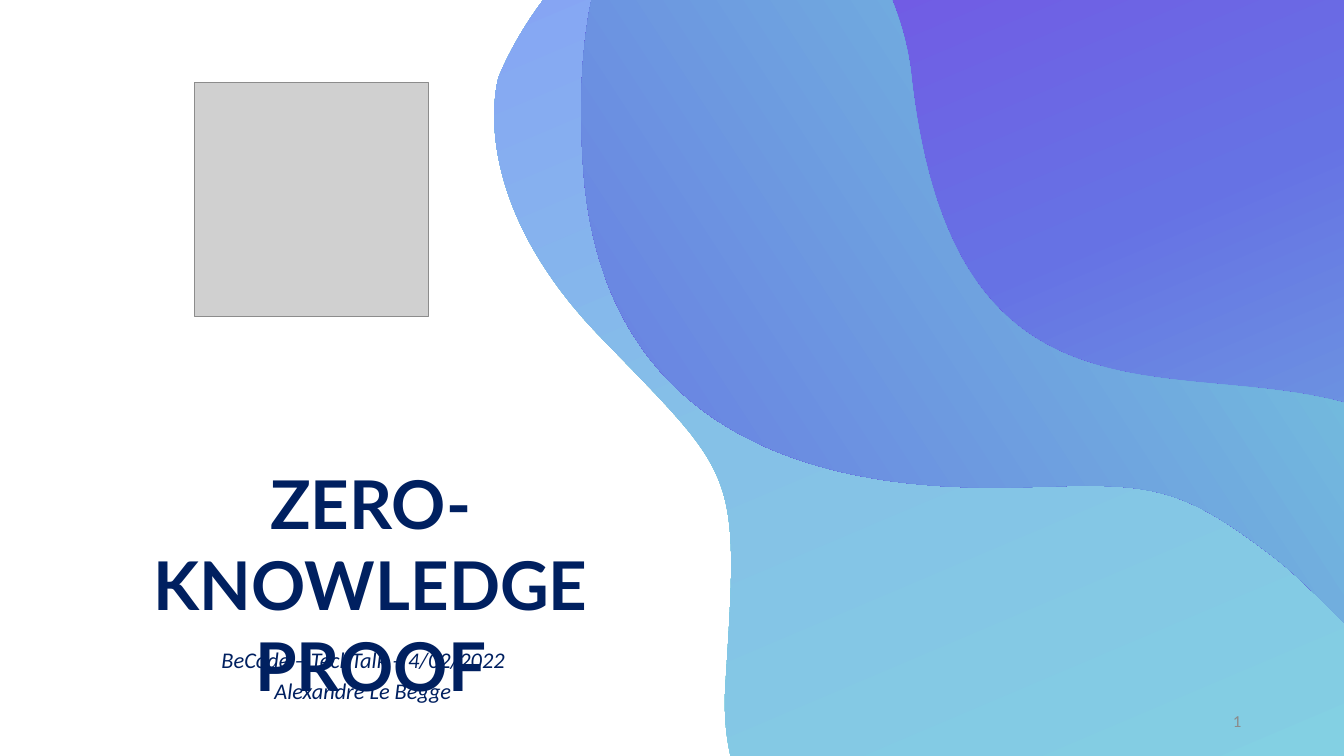
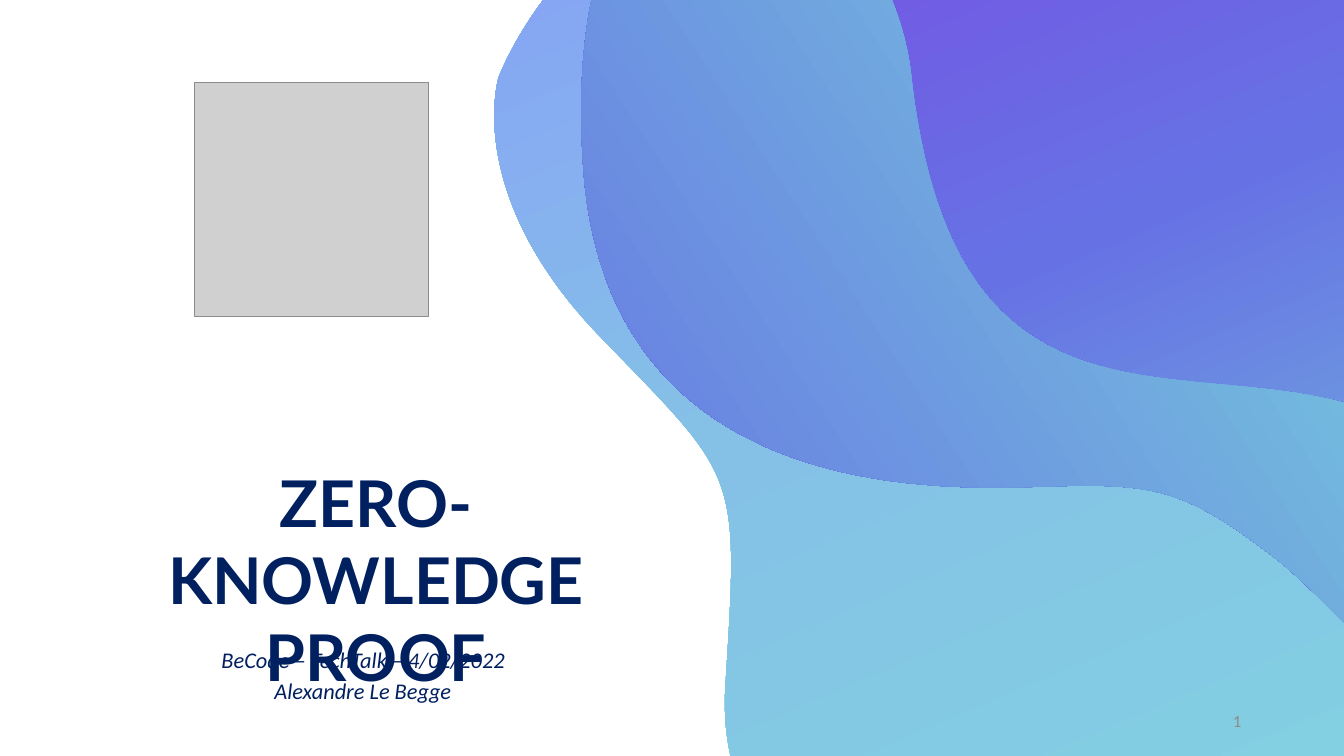
Before and after one commit to alebegge/techtalks, a slide deck: slide 1 of Zero_knowledge_proof.pptx. Drawn at 1344x756 pixels with LibreOffice and Linux fonts; fonts in the diff are those of the drawing; grey boxes stand for pictures. Boxes give left, top, right and bottom in pixels: in the first picture for what was removed or moved away, otherwise in the second. Text is boxed around its words. In the diff, an @@ line names an element or a change of style, - is before the commit and + after.

```diff
--- a/Zero_knowledge_proof.pptx
+++ b/Zero_knowledge_proof.pptx
@@ text "ZERO-KNOWLEDGE PROOF": place and size @@
-text "ZERO-KNOWLEDGE PROOF" at [154, 480, 588, 703]
+text "ZERO-KNOWLEDGE PROOF" at [168, 480, 583, 693]
@@ text "ZERO-KNOWLEDGE PROOF" at [168, 480, 583, 693]: size 48 to 46 pt @@
```
Also in this commit, not shown: 2 other slides changed, 6 slides added, 8 slides removed, 2 other files.
